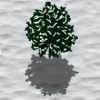
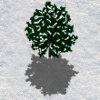
Revision of a layered 100×100 image; what changed, layer by layer:
painted on "Pasted Layer" over [0, 0, 100, 100]
